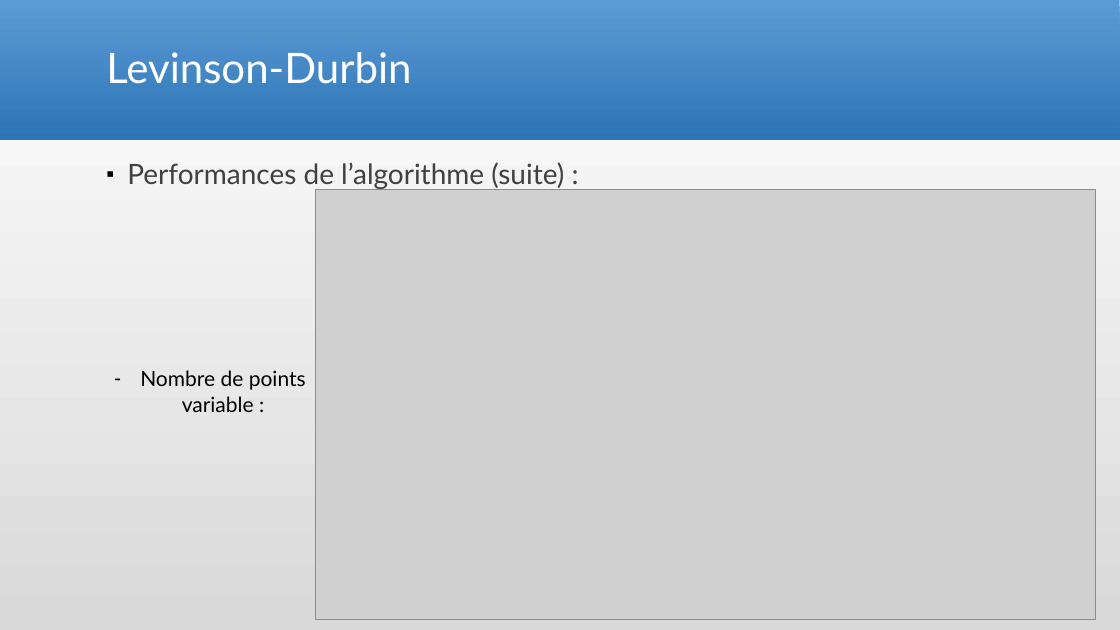
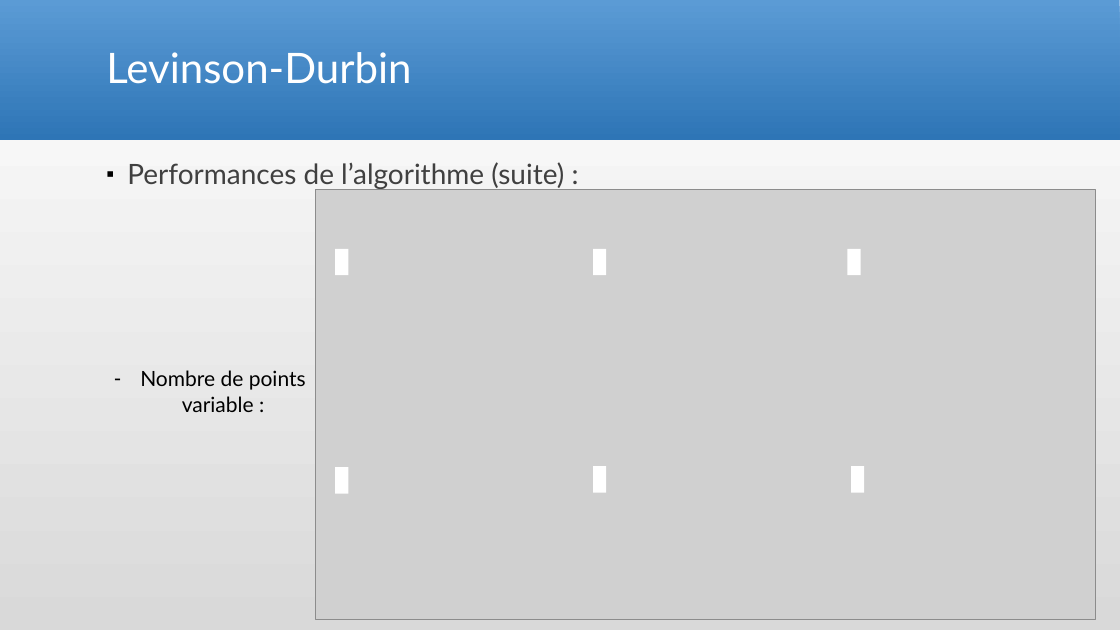
Before and after one commit to Arcyno/analyse_spectrale, a slide deck: slide 5 of Analyse spectrale_antoine.pptx (slide 6 before the commit). Drawn at 1120x630 pixels with LibreOffice and Linux fonts; fonts in the diff are those of the drawing; grey boxes stand for pictures. Boxes give left, top, right and bottom in pixels: in the first picture for what was removed or moved away, otherwise in the second. Text is boxed around its words. In the diff, an @@ line names an element or a change of style, - is before the commit and + after.

```diff
--- a/Analyse spectrale_antoine.pptx
+++ b/Analyse spectrale_antoine.pptx
@@ group added at (335, 249, 865, 493): 6 rectangles @@
```
Also in this commit, not shown: 1 other slide changed, 10 slides added, 8 slides removed.
